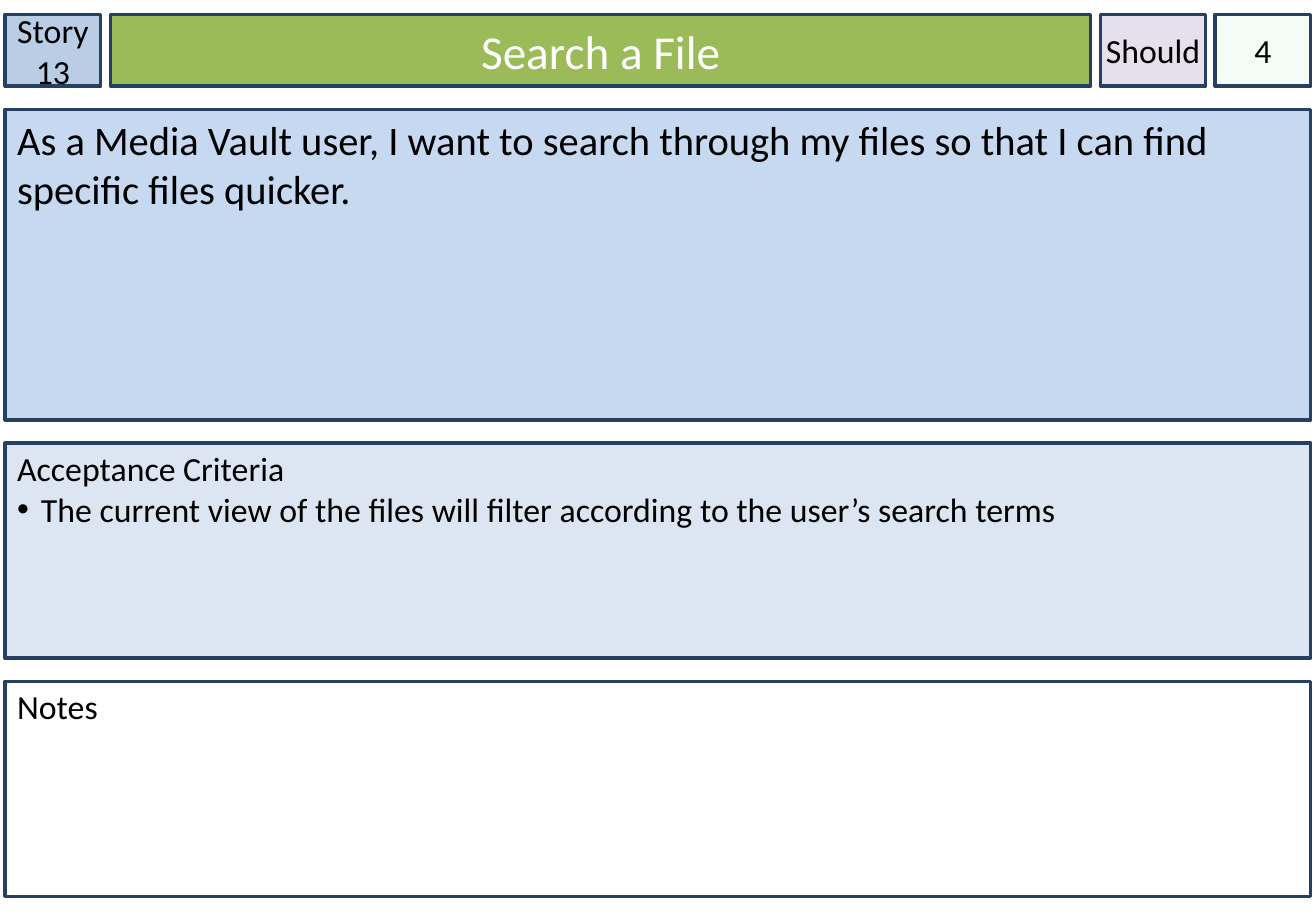
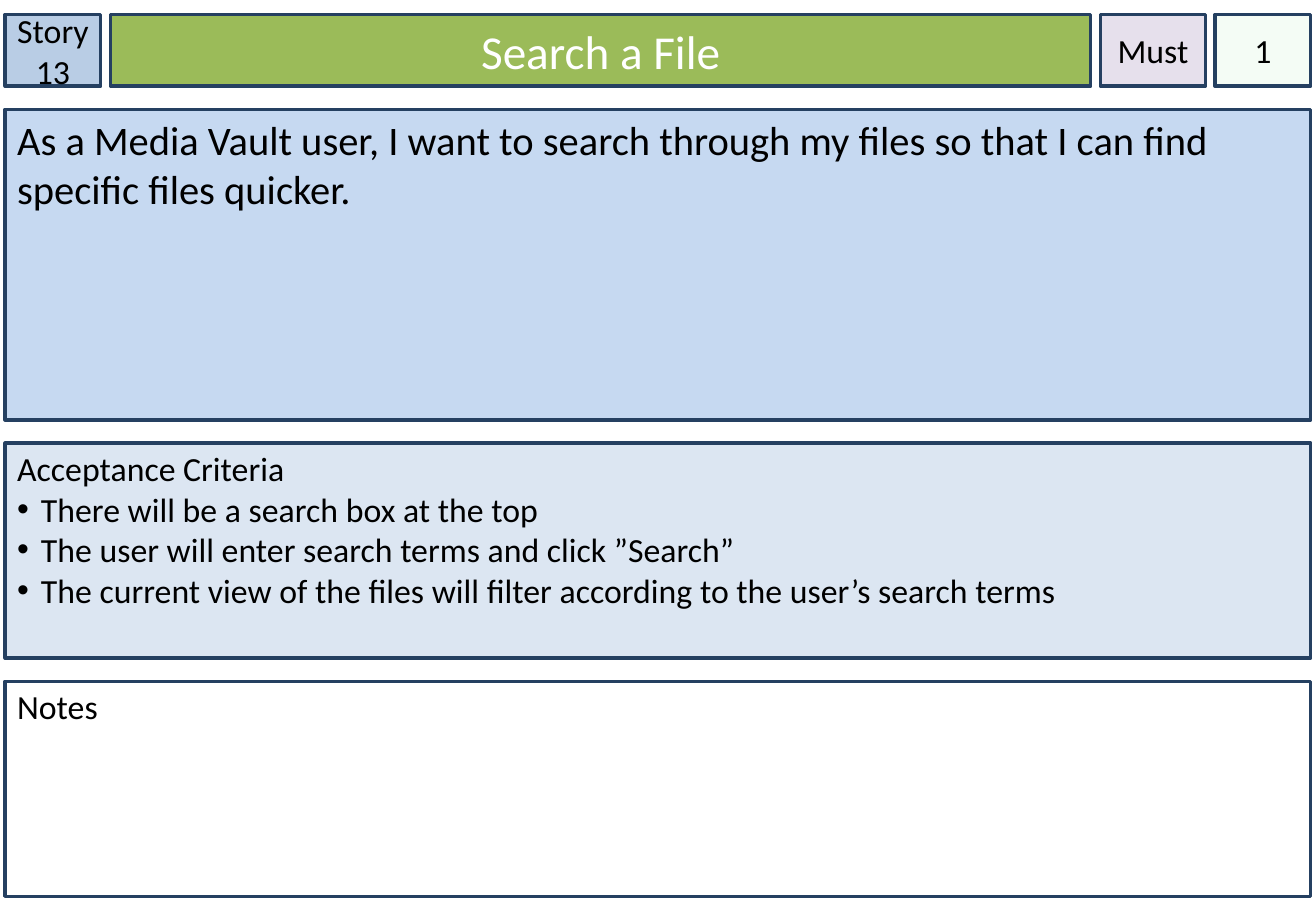
Before and after one commit to Lewibra/IFB299, a slide deck: slide 17 of Stories/Story Cards.pptx (slide 15 before the commit). Drawn at 1316x911 pixels with LibreOffice and Linux fonts; fonts in the diff are those of the drawing. Boxes give left, top, right and bottom in pixels: in the first picture for what was removed or moved away, otherwise in the second. Text is boxed around its words. In the diff, an @@ line names an element or a change of style, - is before the commit and + after.

```diff
--- a/Stories/Story Cards.pptx
+++ b/Stories/Story Cards.pptx
@@ text in rectangle at bbox=[1118, 41, 1189, 64]: text changed @@
-Should
+Must
@@ text in rectangle at bbox=[1254, 41, 1271, 63]: text changed @@
-4
+1
@@ text in rectangle at bbox=[41, 498, 734, 563]: paragraphs added @@
+• There will be a search box at the top
+• The user will enter search terms and click ”Search”
```
Also in this commit, not shown: 20 other slides changed, 2 slides added, 2 slides removed.
